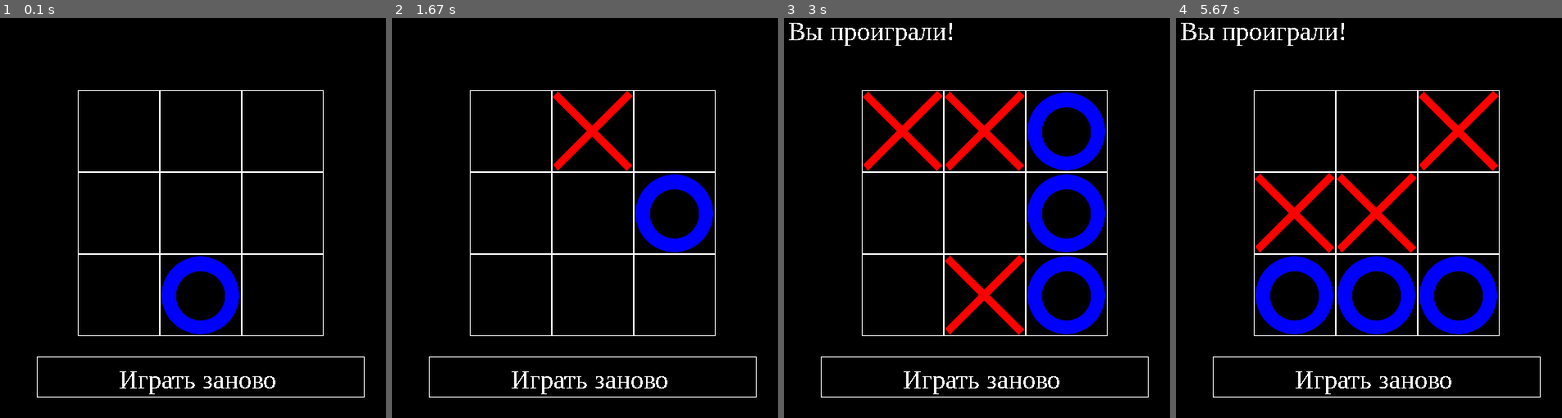
Above: before the commit, frames 1-4 (left to right).
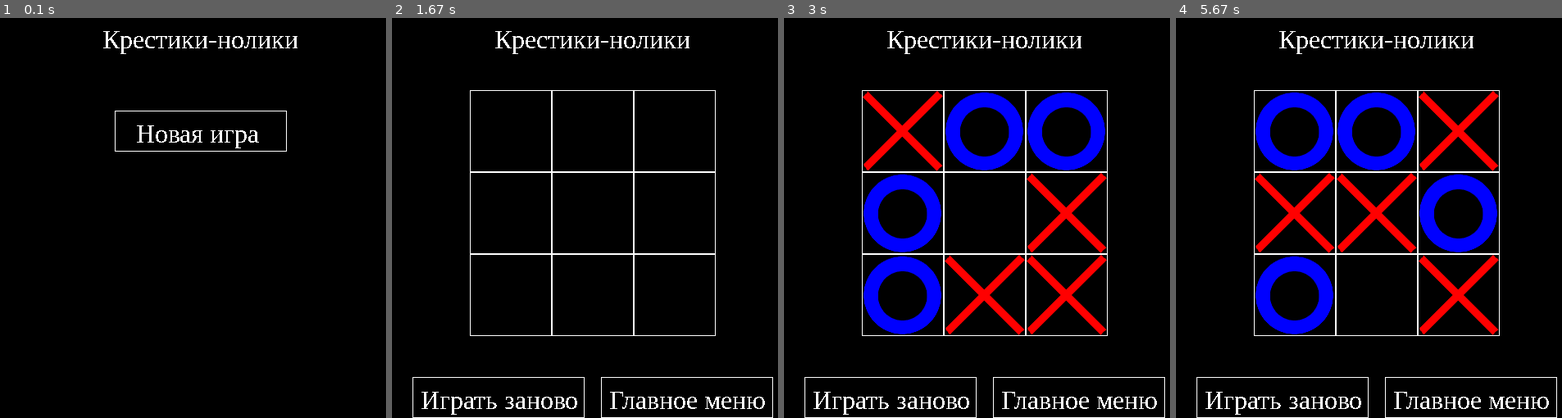
Above: after the commit, the same moments.

Repository: Mixanio/PyGameProject
Game: pygame game, started from main.py
The game is run twice, just before and just after one commit, with the same random seed, the same clock (stepped at 60 frames per second) and the same inputs.
Inputs (mouse positions are in pixels of both pictures, inside the frame that each line leads up to):
- Up to frame 1 (0.1 s): no input
- Up to frame 2 (1.67 s): click (592, 130) at 0.38 s, where only the run after the commit has a clickable "Новая игра"; click (592, 242) at 0.72 s; click (685, 398) at 1.05 s, where only the run after the commit has a clickable "Главное меню"; click (592, 130) at 1.38 s, where only the run after the commit has a clickable "Новая игра"
- Up to frame 3 (3 s): click (888, 130) at 1.72 s; click (965, 318) at 2.05 s; click (1088, 278) at 2.38 s; click (1065, 182) at 2.72 s
- Up to frame 4 (5.67 s): click "Играть заново" at 3.55 s; click (1461, 142) at 3.88 s; click (1396, 198) at 4.72 s; click (1257, 186) at 5.05 s; click (1484, 258) at 5.38 s

The runs differ from the first frame. In frame 1, 5.5% of the frame differs, in the area x 9-95%, y 3-95%; in frame 2, 5.5%; in frame 3, 15%, in the area x 1-99%, y 1-100%; in frame 4, 13%.

Commit message:
Update main.py

Diff:
--- a/main.py
+++ b/main.py
@@ -81,53 +81,75 @@
         if mouse_pos[0] in range(self.x, self.x + self.width + 1) and mouse_pos[1] in range(self.y, self.y + self.height + 1):
             self.command()
 
+def to_menu():
+    global in_menu
+    in_menu = True
+    board.restart()
+
+def to_game():
+    global in_menu
+    in_menu = False
 
 pygame.init()
 size = 500, 500
+in_menu = True
 screen = pygame.display.set_mode(size)
 pygame.display.set_caption('Крестики-нолики')
 board = Board(3, 3)
-restart = Buttons(board.restart,50,425,400,50,text='Играть заново',font=32,x_text=100,y_text=10)
+restart = Buttons(board.restart,30,450,210,50,text='Играть заново',font=32,x_text=10,y_text=10)
+menu = Buttons(to_menu,260,450,210,50,text='Главное меню',font=32,x_text=10,y_text=10)
+start_game = Buttons(to_game,145,125,210,50,text='  Новая игра',font=32,x_text=10,y_text=10)
 font = pygame.font.SysFont('Times New Roman', 32)
 board.set_view(100, 100, 100)
-
 running = True
 while running:
     for event in pygame.event.get():
         if event.type == pygame.QUIT:
             running = False
         elif event.type == pygame.MOUSEBUTTONDOWN:
-            board.get_click(event.pos)
-            restart.click(event.pos)
+            if not in_menu:
+                board.get_click(event.pos)
+                restart.click(event.pos)
+                menu.click(event.pos)
+            else:
+                start_game.click(event.pos)
+    t = font.render("Крестики-нолики", False, pygame.Color("white"))
     screen.fill((0, 0, 0))
-    board.render(screen)
-    restart.render(screen)
-    board.win = ai.check_win(board.board)
-    if not board.isfull:
-        if board.turn and board.win == 0:
-            board.board = ai.ai(board.board, 1)
-            board.turn = False
-        if board.win == 1:
-            t = font.render('Вы проиграли!', False, pygame.Color("white"))
-            screen.blit(t, (10, 10))
-        elif board.win == 2:
-            t = font.render('Вы выиграли!', False, pygame.Color("white"))
-            screen.blit(t, (10, 10))
+    screen.blit(t, (130, 20))
+
+    if not in_menu:
+        board.render(screen)
+        restart.render(screen)
+        menu.render(screen)
+        board.win = ai.check_win(board.board)
+        if not board.isfull:
+            if board.turn and board.win == 0:
+                board.board = ai.ai(board.board, 1)
+                board.turn = False
+            if board.win == 1:
+                t = font.render('Вы проиграли!', False, pygame.Color("white"))
+                screen.blit(t, (150, 410))
+            elif board.win == 2:
+                t = font.render('Вы выиграли!', False, pygame.Color("white"))
+                screen.blit(t, (150, 410))
+            else:
+                board.isfull = True
+                for i in board.board:
+                    if 0 in i:
+                        board.isfull = False
         else:
-            board.isfull = True
-            for i in board.board:
-                if 0 in i:
-                    board.isfull = False
+            if board.win == 1:
+                t = font.render('Вы проиграли!', False, pygame.Color("white"))
+                screen.blit(t, (150, 410))
+            elif board.win == 2:
+                t = font.render('Вы выиграли!', False, pygame.Color("white"))
+                screen.blit(t, (150, 410))
+            else:
+                t = font.render('Ничья!', False, pygame.Color("white"))
+                screen.blit(t, (150, 410))
     else:
-        if board.win == 1:
-            t = font.render('Вы проиграли!', False, pygame.Color("white"))
-            screen.blit(t, (10, 10))
-        elif board.win == 2:
-            t = font.render('Вы выиграли!', False, pygame.Color("white"))
-            screen.blit(t, (10, 10))
-        else:
-            t = font.render('Ничья!', False, pygame.Color("white"))
-            screen.blit(t, (10, 10))
+        start_game.render(screen)
+
     pygame.time.Clock().tick(30)
     pygame.display.flip()
 pygame.quit()
